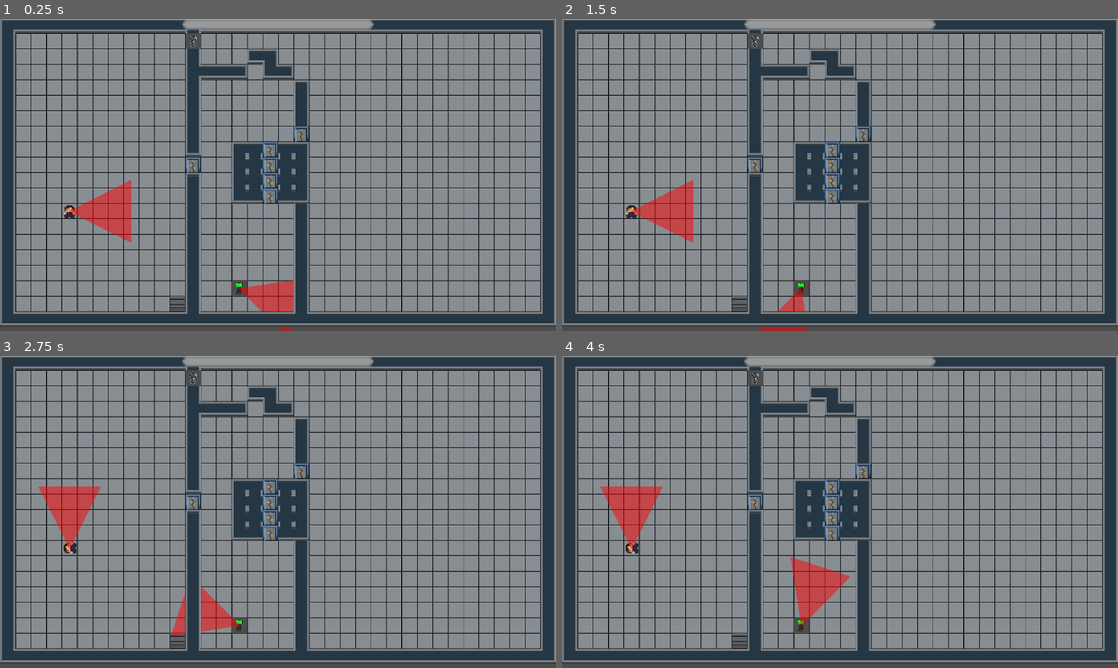
Above: before the commit, frames 1-4 (two rows, left to right).
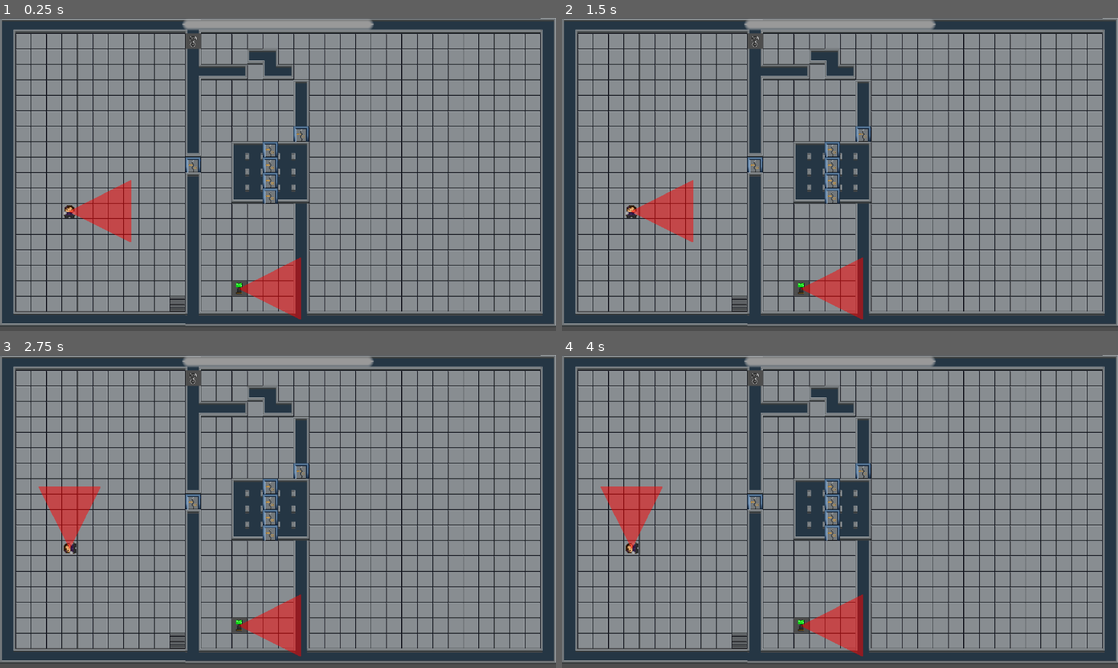
Above: after the commit, the same moments.

Repository: paralinguist/Heist-Server
Game: Godot game, scene res://game.tscn
The game is run twice, just before and just after one commit, with the same random seed, the same clock (stepped at 60 frames per second) and the same inputs.
Inputs:
- Up to frame 1 (0.25 s): no input
- Up to frame 2 (1.5 s): hold Right (right) 0.53-1.28 s; tap Space (use) at 0.6, 1.35 s; hold Down (down) from 1.28 s (still down)
- Up to frame 3 (2.75 s): release Down (down) at 2.03 s; hold Right (right) from 2.03 s (still down); tap Space (use) at 2.1 s
- Up to frame 4 (4 s): release Right (right) at 2.78 s; hold Up (up) 2.78-3.53 s; tap Space (use) at 2.85, 3.6 s; hold Left (left) from 3.53 s (still down)

The runs differ from the first frame. In frame 1, 2.1% of the frame differs, in the area x 33-100%, y 0-100%; in frame 2, 2.8%; in frame 3, 3.1%; in frame 4, 3.6%, in the area x 33-100%, y 0-99%.
Error after the commit: Parse Error: Could not resolve class "hackpickable". (res://test_door.gd:1)

Commit message:
Lockpick serial data is sent to client

Diff:
--- a/game.gd
+++ b/game.gd
@@ -61,3 +61,12 @@
 #Types: door, safe, camera, guard, laser, file, terminal, blueprint, objective
 func get_type_of_item(item_id):
     return get_tree().get_first_node_in_group(str(item_id)).item_type
+
+func get_serial_number(item_id):
+    return get_tree().get_first_node_in_group(str(item_id)).serial_data
+
+func get_all_serials():
+    var serials : Array
+    for item in get_tree().get_nodes_in_group("Pickable"):
+        serials.append({"serial":item.serial_data["serial"], "brand":item.serial_data["brand"]})
+    return serials
--- a/hackpickable.gd
+++ b/hackpickable.gd
@@ -2,9 +2,9 @@
 extends usable
 
 var mac_address : String
+var serial_data : Dictionary
 var is_maze : bool = true
 var is_hackable := true
-var is_pickable := false
 # Called when the node enters the scene tree for the first time.
 func _ready() -> void:
     super()
@@ -14,6 +14,7 @@
         add_to_group(mac_address)
     if is_pickable:
         add_to_group("Pickable")
+        serial_data = Global.get_lock_info()
 
 func use(player: String, action: String):
     #player may be used for verification in future
--- a/safe.gd
+++ b/safe.gd
@@ -9,7 +9,6 @@
     var par := get_tree().get_first_node_in_group("Parent")
     connect("send_safe", par.send_result)
     item_type = "safe"
-
 
 # Called every frame. 'delta' is the elapsed time since the previous frame.
 func _process(delta: float) -> void:
--- a/websocket_server.gd
+++ b/websocket_server.gd
@@ -206,7 +206,7 @@
                         match instruction["state"]:
                             "begin":
                                 #Currently sends random lock info, should be pre-set
-                                var response = {"type": "begin_action", "id": instruction["item"], "data": Global.get_lock_info()}
+                                var response = {"type": "begin_action", "id": instruction["item"], "data": get_parent().get_serial_number(instruction["item"])}
                                 send(peer_id, JSON.stringify(response))
                                 emit_signal("movement_lock_toggle", instruction["role"], true)
                             "success":
@@ -219,11 +219,13 @@
                                 emit_signal("heat_up", 2)
                                 emit_signal("movement_lock_toggle", instruction["role"], false)
                     elif instruction["action"] == "use":
-                        if get_parent().get_type_of_item() == "file":
+                        if get_parent().get_type_of_item(instruction["item"]) == "file":
                             #stub - returns dummy set of guards
                             var guard_data = Global.get_guards(8)
                             var response = {"type": "earpiece_info", "id": instruction["item"], "data": guard_data}
                             send(peer_id, JSON.stringify(response))
+                        else:
+                            emit_signal("action", instruction["role"], instruction["item"], instruction["action"])
                     else:
                         emit_signal("action", instruction["role"], instruction["item"], instruction["action"])
             else:
Not shown: 1 places in default_level_tiles.tscn that only renumber resources
